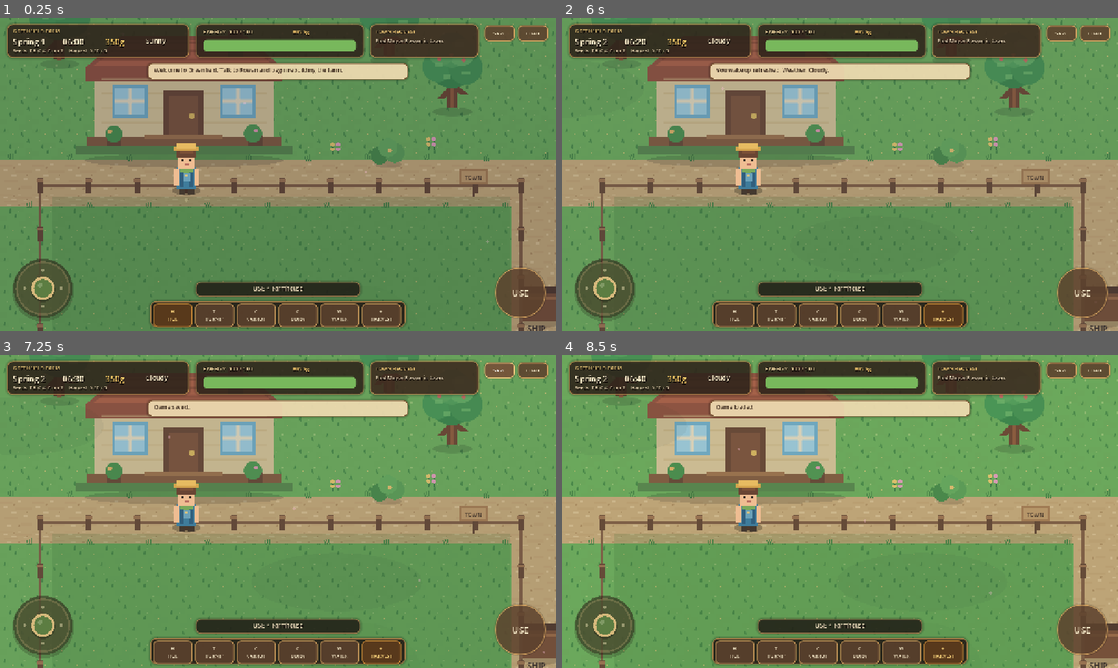
Above: before the commit, frames 1-4 (two rows, left to right).
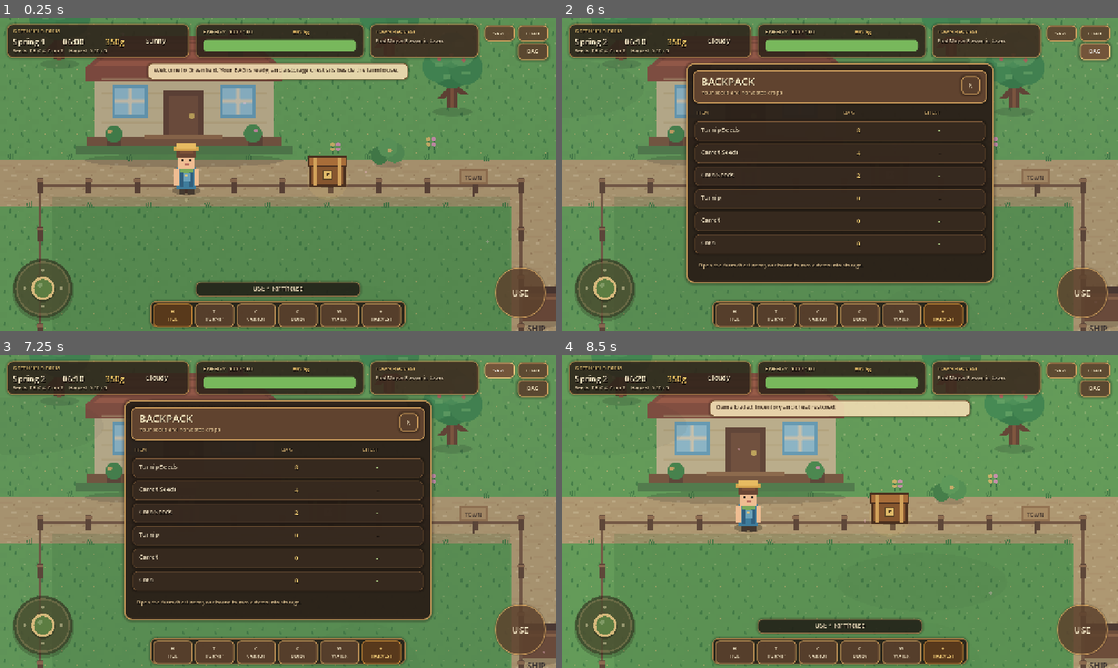
Above: after the commit, the same moments.

Repository: mohsenbigdeli/New
Game: Godot game, scene res://scenes/main.tscn
Same seed, same stepped clock (60 frames per second), same inputs: the game is played once before the commit and once after it.
Inputs (mouse positions are in pixels of both pictures, inside the frame that each line leads up to):
- Up to frame 1 (0.25 s): no input
- Up to frame 2 (6 s): click "H HOE" at 0.5 s; click "T TURNIP" at 1.25 s; click "C CARROT" at 2 s; click "C CORN" at 2.75 s; click "W WATER" at 3.5 s; click "+ HARVEST" at 4.25 s; click "USE" at 5 s; click (1095, 52) at 5.75 s, where only the run after the commit has a clickable "BAG"
- Up to frame 3 (7.25 s): click "SAVE" at 6.5 s
- Up to frame 4 (8.5 s): click "LOAD" at 7.25 s; click (973, 423) at 8 s, where only the run after the commit has a clickable "X"

The runs differ from the first frame. In frame 1, 1.3% of the frame differs, in the area x 39-99%, y 7-55%; in frame 2, 41%; in frame 3, 41%, in the area x 13-99%, y 6-90%; in frame 4, 1.2%.

Commit message:
Integrate v0.6 inventory and farm storage

Diff:
--- a/greenfield-farm/scripts/main.gd
+++ b/greenfield-farm/scripts/main.gd
@@ -8,6 +8,8 @@
 var ui: GameUI
 var ambient_fx: FarmAmbientFX
 var focus_overlay: FarmFocusOverlay
+var storage_chest: FarmStorageChest
+var inventory_ui: FarmInventoryPanel
 
 var selected_tool := 0
 var energy := 100
@@ -20,6 +22,14 @@
 var seed_inventory := {"turnip": 8, "carrot": 4, "corn": 2}
 var produce_inventory := {"turnip": 0, "carrot": 0, "corn": 0}
 var shipping_pending := {"turnip": 0, "carrot": 0, "corn": 0}
+var storage_inventory := {
+	"seed_turnip": 0,
+	"seed_carrot": 0,
+	"seed_corn": 0,
+	"turnip": 0,
+	"carrot": 0,
+	"corn": 0
+}
 var seed_prices := {"turnip": 20, "carrot": 35, "corn": 60}
 var sell_prices := {"turnip": 55, "carrot": 80, "corn": 130}
 
@@ -42,6 +52,10 @@
 	focus_overlay = FarmFocusOverlay.new()
 	focus_overlay.name = "FocusOverlay"
 	add_child(focus_overlay)
+
+	storage_chest = FarmStorageChest.new()
+	storage_chest.name = "StorageChest"
+	add_child(storage_chest)
 
 	player = FarmPlayer.new()
 	player.name = "Player"
@@ -63,45 +77,69 @@
 	ui.sell_all_pressed.connect(_sell_all_produce)
 	ui.close_shop_pressed.connect(_close_shop)
 
+	inventory_ui = FarmInventoryPanel.new()
+	inventory_ui.name = "InventoryUI"
+	add_child(inventory_ui)
+	inventory_ui.open_state_changed.connect(_on_inventory_open_changed)
+	inventory_ui.transfer_requested.connect(_on_inventory_transfer)
+	inventory_ui.refresh_data(_bag_snapshot(), storage_inventory)
+
 	ambient_fx.update_environment(farm.current_day, farm.weather, minute_of_day)
-	ui.show_message("Welcome to Greenfield. Talk to Rowan and begin rebuilding the farm.")
+	ui.show_message("Welcome to Greenfield. Your BAG is ready, and a storage chest sits beside the farmhouse.")
 	_update_ui()
 
 func _process(delta: float) -> void:
-	clock_accumulator += delta
-	if clock_accumulator >= minute_step_seconds:
-		clock_accumulator -= minute_step_seconds
-		minute_of_day += 10
-		if minute_of_day >= 22 * 60 and not warned_late:
-			warned_late = true
-			ui.show_message("It's getting late. Head home before midnight.")
-		if minute_of_day >= 24 * 60:
-			_start_next_day(true)
-		farm.set_time(minute_of_day)
-		_update_ui()
+	if not ui.shop_open and not inventory_ui.is_open:
+		clock_accumulator += delta
+		if clock_accumulator >= minute_step_seconds:
+			clock_accumulator -= minute_step_seconds
+			minute_of_day += 10
+			if minute_of_day >= 22 * 60 and not warned_late:
+				warned_late = true
+				ui.show_message("It's getting late. Head home before midnight.")
+			if minute_of_day >= 24 * 60:
+				_start_next_day(true)
+			farm.set_time(minute_of_day)
+			_update_ui()
 
 	ambient_fx.update_environment(farm.current_day, farm.weather, minute_of_day)
 	_update_context_target()
 
 func _unhandled_key_input(event: InputEvent) -> void:
 	if event is InputEventKey and event.pressed and not event.echo:
+		if event.keycode == KEY_I and not ui.shop_open:
+			if inventory_ui.is_open:
+				inventory_ui.close_panel()
+			else:
+				inventory_ui.open_bag(_bag_snapshot())
+			return
+		if inventory_ui.is_open or ui.shop_open:
+			return
 		if event.keycode == KEY_Q:
 			_select_tool((selected_tool + 1) % 6)
 		elif event.keycode >= KEY_1 and event.keycode <= KEY_6:
 			_select_tool(int(event.keycode - KEY_1))
 
 func _select_tool(index: int) -> void:
+	if inventory_ui.is_open or ui.shop_open:
+		return
 	selected_tool = clampi(index, 0, 5)
 	player.set_equipped_tool(selected_tool)
 	var names := ["Hoe", "Turnip Seeds", "Carrot Seeds", "Corn Seeds", "Watering Can", "Harvest"]
 	ui.show_message("%s selected." % names[selected_tool])
 	_update_ui()
 
+func _get_near_interaction() -> Dictionary:
+	var chest_interaction := storage_chest.get_interaction(player.position)
+	if not chest_interaction.is_empty():
+		return chest_interaction
+	return farm.get_interaction_near(player.position)
+
 func _on_player_action(target_position: Vector2) -> void:
-	if ui.shop_open:
-		return
-
-	var interaction := farm.get_interaction_near(player.position)
+	if ui.shop_open or inventory_ui.is_open:
+		return
+
+	var interaction := _get_near_interaction()
 	if not interaction.is_empty():
 		_handle_interaction(interaction)
 		return
@@ -147,6 +185,7 @@
 		energy = maxi(0, energy - cost)
 	else:
 		ui.show_message("That action doesn't work on this tile yet.")
+	inventory_ui.refresh_data(_bag_snapshot(), storage_inventory)
 	_update_ui()
 
 func _crop_for_tool(tool: int) -> String:
@@ -159,6 +198,8 @@
 func _handle_interaction(data: Dictionary) -> void:
 	match String(data.get("type", "")):
 		"shop":
+			inventory_ui.close_panel()
+			inventory_ui.bag_button.disabled = true
 			ui.open_shop(money, seed_prices, sell_prices, produce_inventory)
 			player.set_controls_locked(true)
 		"home":
@@ -167,6 +208,8 @@
 			_start_next_day(false)
 		"shipping":
 			_queue_shipping()
+		"chest":
+			inventory_ui.open_chest(_bag_snapshot(), storage_inventory)
 		"npc":
 			_talk_to_npc(String(data.get("id", "")))
 
@@ -239,6 +282,7 @@
 	seed_inventory[crop] = int(seed_inventory.get(crop, 0)) + 1
 	ui.show_message("Bought 1 %s seed for %dg." % [crop.capitalize(), price])
 	ui.refresh_shop(money, seed_prices, sell_prices, produce_inventory)
+	inventory_ui.refresh_data(_bag_snapshot(), storage_inventory)
 	_update_ui()
 
 func _sell_all_produce() -> void:
@@ -253,6 +297,7 @@
 		ui.show_message("Sold directly to the store for %dg." % earned)
 	if ui.shop_open:
 		ui.refresh_shop(money, seed_prices, sell_prices, produce_inventory)
+	inventory_ui.refresh_data(_bag_snapshot(), storage_inventory)
 	_update_ui()
 
 func _queue_shipping() -> void:
@@ -269,6 +314,7 @@
 		ui.show_message("The shipping bin is empty. Harvest something first.")
 	else:
 		ui.show_message("Shipped %d items. Estimated payout tomorrow: %dg." % [queued_count, queued_value])
+	inventory_ui.refresh_data(_bag_snapshot(), storage_inventory)
 	_update_ui()
 
 func _shipping_value() -> int:
@@ -287,7 +333,65 @@
 
 func _close_shop() -> void:
 	ui.close_shop()
+	inventory_ui.bag_button.disabled = false
 	player.set_controls_locked(false)
+
+func _on_inventory_open_changed(open: bool) -> void:
+	if ui.shop_open:
+		return
+	player.set_controls_locked(open)
+	if not open:
+		player.set_virtual_move(Vector2.ZERO)
+
+func _bag_snapshot() -> Dictionary:
+	return {
+		"seed_turnip": int(seed_inventory.get("turnip", 0)),
+		"seed_carrot": int(seed_inventory.get("carrot", 0)),
+		"seed_corn": int(seed_inventory.get("corn", 0)),
+		"turnip": int(produce_inventory.get("turnip", 0)),
+		"carrot": int(produce_inventory.get("carrot", 0)),
+		"corn": int(produce_inventory.get("corn", 0))
+	}
+
+func _bag_item_count(item_key: String) -> int:
+	match item_key:
+		"seed_turnip": return int(seed_inventory.get("turnip", 0))
+		"seed_carrot": return int(seed_inventory.get("carrot", 0))
+		"seed_corn": return int(seed_inventory.get("corn", 0))
+		"turnip": return int(produce_inventory.get("turnip", 0))
+		"carrot": return int(produce_inventory.get("carrot", 0))
+		"corn": return int(produce_inventory.get("corn", 0))
+	return 0
+
+func _set_bag_item_count(item_key: String, value: int) -> void:
+	value = maxi(0, value)
+	match item_key:
+		"seed_turnip": seed_inventory["turnip"] = value
+		"seed_carrot": seed_inventory["carrot"] = value
+		"seed_corn": seed_inventory["corn"] = value
+		"turnip": produce_inventory["turnip"] = value
+		"carrot": produce_inventory["carrot"] = value
+		"corn": produce_inventory["corn"] = value
+
+func _on_inventory_transfer(item_key: String, direction: String) -> void:
+	if not storage_inventory.has(item_key):
+		return
+	var bag_count := _bag_item_count(item_key)
+	var chest_count := int(storage_inventory.get(item_key, 0))
+	if direction == "to_chest":
+		if bag_count <= 0:
+			return
+		_set_bag_item_count(item_key, bag_count - 1)
+		storage_inventory[item_key] = chest_count + 1
+	elif direction == "to_bag":
+		if chest_count <= 0:
+			return
+		storage_inventory[item_key] = chest_count - 1
+		_set_bag_item_count(item_key, bag_count + 1)
+	else:
+		return
+	inventory_ui.refresh_data(_bag_snapshot(), storage_inventory)
+	_update_ui()
 
 func _start_next_day(from_midnight: bool) -> void:
 	var shipped_gold := _settle_shipping()
@@ -309,12 +413,12 @@
 	_update_ui()
 
 func _update_context_target() -> void:
-	if ui.shop_open:
+	if ui.shop_open or inventory_ui.is_open:
 		focus_overlay.clear_target()
 		ui.set_context_hint("")
 		return
 
-	var interaction := farm.get_interaction_near(player.position)
+	var interaction := _get_near_interaction()
 	if not interaction.is_empty():
 		focus_overlay.clear_target()
 		ui.set_context_hint("USE  •  %s" % String(interaction.get("name", "Interact")))
@@ -365,13 +469,14 @@
 
 func save_game() -> void:
 	var data := {
-		"save_version": 5,
+		"save_version": 6,
 		"farm": farm.get_save_data(),
 		"player_x": player.position.x,
 		"player_y": player.position.y,
 		"seeds": seed_inventory,
 		"produce": produce_inventory,
 		"shipping_pending": shipping_pending,
+		"storage_inventory": storage_inventory,
 		"money": money,
 		"energy": energy,
 		"minute": minute_of_day,
@@ -382,7 +487,7 @@
 	var f := FileAccess.open(SAVE_PATH, FileAccess.WRITE)
 	if f:
 		f.store_string(JSON.stringify(data))
-		ui.show_message("Game saved.")
+		ui.show_message("Game saved, including farm chest storage.")
 
 func load_game() -> void:
 	if not FileAccess.file_exists(SAVE_PATH):
@@ -398,6 +503,7 @@
 	seed_inventory = parsed.get("seeds", seed_inventory)
 	produce_inventory = parsed.get("produce", produce_inventory)
 	shipping_pending = parsed.get("shipping_pending", shipping_pending)
+	storage_inventory = parsed.get("storage_inventory", storage_inventory)
 	money = int(parsed.get("money", 350))
 	energy = int(parsed.get("energy", 100))
 	minute_of_day = int(parsed.get("minute", 360))
@@ -424,5 +530,6 @@
 	warned_late = minute_of_day >= 22 * 60
 	farm.set_time(minute_of_day)
 	ambient_fx.update_environment(farm.current_day, farm.weather, minute_of_day)
-	ui.show_message("Game loaded.")
-	_update_ui()
+	inventory_ui.refresh_data(_bag_snapshot(), storage_inventory)
+	ui.show_message("Game loaded. Inventory and chest restored.")
+	_update_ui()
